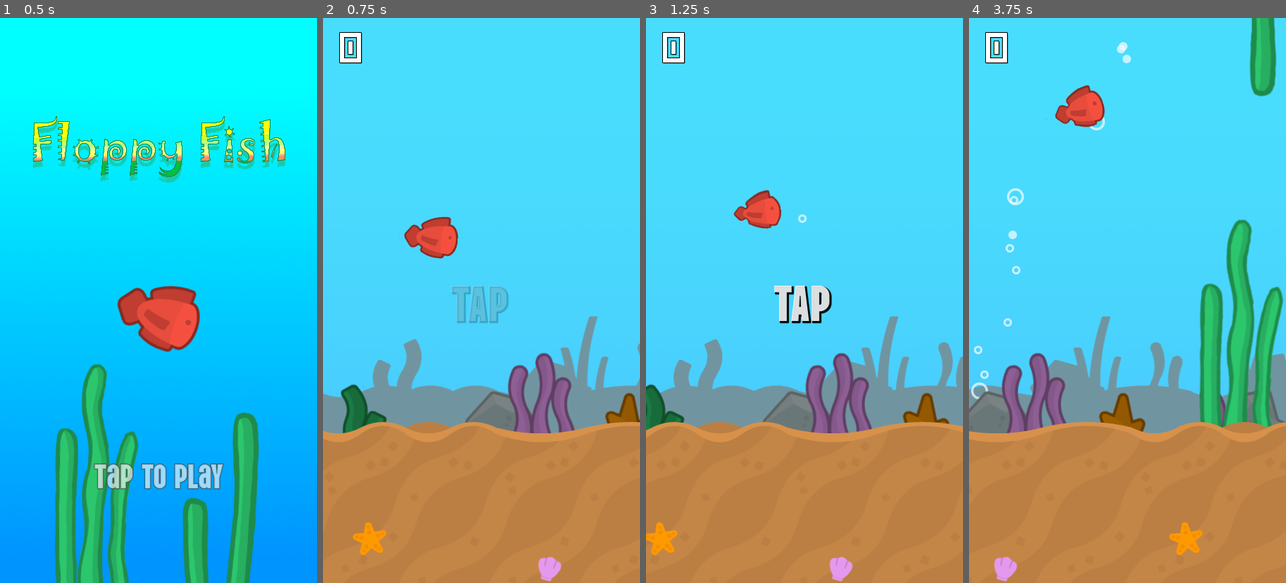
Above: before the commit, frames 1-4 (left to right).
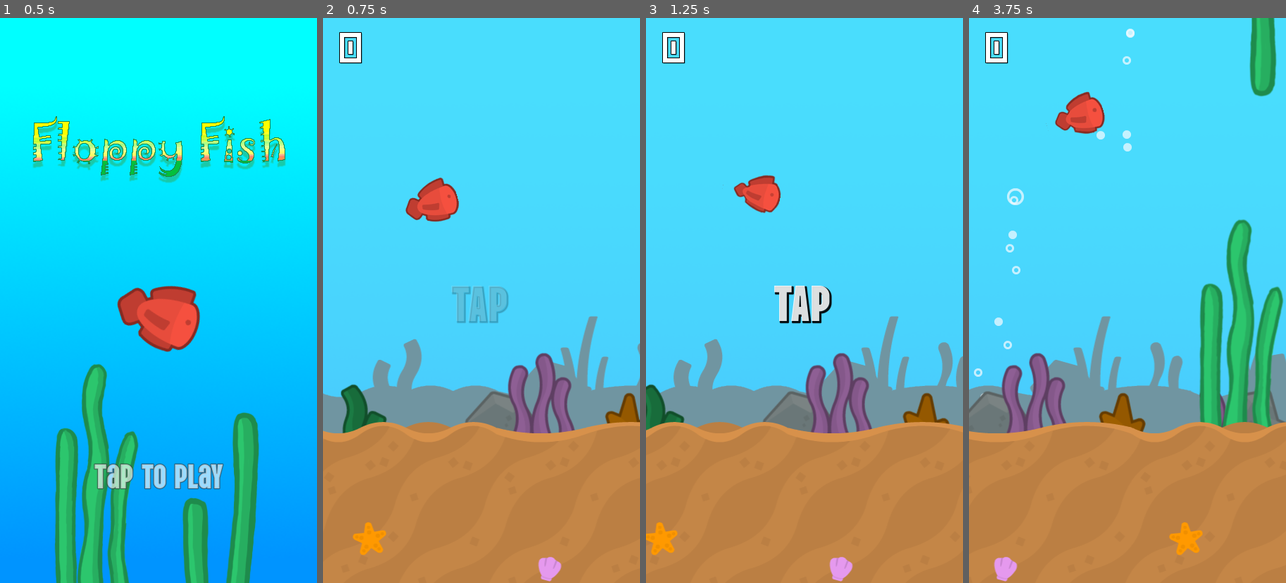
Above: after the commit, the same moments.

Repository: AndyStubbs/FloppyFish
Game: Godot game, scene res://Main/main.tscn
The game is run twice, just before and just after one commit, with the same random seed, the same clock (stepped at 60 frames per second) and the same inputs.
Inputs:
- Up to frame 1 (0.5 s): no input
- Up to frame 2 (0.75 s): tap Enter at 0.5 s; tap Space (swim) at 0.6 s
- Up to frame 3 (1.25 s): no input
- Up to frame 4 (3.75 s): tap Space (swim) every 0.75 s from 1.35 to 3.6 s

Frame 1 is identical in both runs. In frame 2, 1.8% of the frame differs, in the area x 24-43%, y 28-43%; in frame 3, 1.0%; in frame 4, 1.2%.

Commit message:
Fixed issue with hud and saving high scores

Diff:
--- a/Project/Game/floppy.gd
+++ b/Project/Game/floppy.gd
@@ -23,6 +23,7 @@
 
 func _ready():
 	GameManager.on_scored.connect( on_scored )
+	velocity.y = FLOP_SPEED
 
 
 func on_scored():
--- a/Project/Shared/game_manager.gd
+++ b/Project/Shared/game_manager.gd
@@ -14,7 +14,11 @@
 var _speed: float
 var _is_active: bool
 var _score: int
-var _high_score = 0
+var _high_score: int
+
+
+func _ready():
+	load_high_score()
 
 
 func load_game_scene():
@@ -38,8 +42,27 @@
 
 func set_score( score ):
 	_score = score
-	_high_score = max( _score, _high_score )
+	if _score > _high_score:
+		_high_score = _score
+		save_high_score()
 	on_scored.emit()
+
+
+func save_high_score():
+	var config = ConfigFile.new()
+	config.set_value( "game", "high_score", _high_score )
+	config.save( "user://scores.cfg" )
+
+
+func load_high_score():
+	var config = ConfigFile.new()
+
+	var err = config.load( "user://scores.cfg" )
+	if err != OK:
+		_high_score = 0
+		return
+
+	_high_score = config.get_value( "game", "high_score", 0 )
 
 
 func is_high_score():
@@ -59,7 +82,6 @@
 	on_game_over.emit()
 
 
-
 func set_active():
 	_is_active = true
 	on_game_started.emit()
